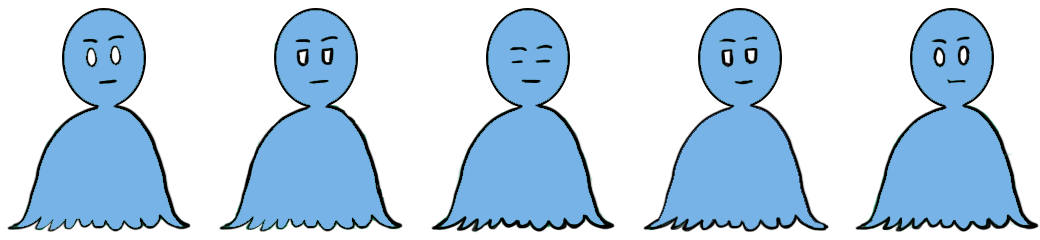
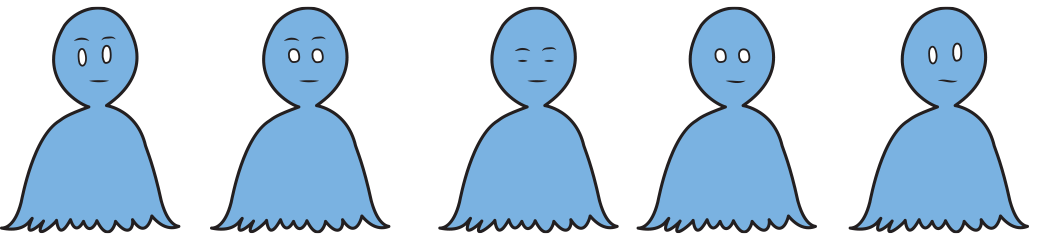
Comparing the layer stacks of the two 1040px x 240px images. Changes:
removed group "Group 5" (5 layers) over [7, 8, 1040, 234]
removed layer "Layer 5" from group "Group 5" over [854, 8, 1040, 233]
removed layer "Layer 4" from group "Group 5" over [643, 8, 829, 233]
removed layer "Layer 3" from group "Group 5" over [431, 8, 616, 234]
moved "Layer 2" out of group "Group 5", painted on it over [0, 6, 1029, 234]
hid "Layer 1", moved it out of group "Group 5", painted on it over [7, 8, 192, 233]
